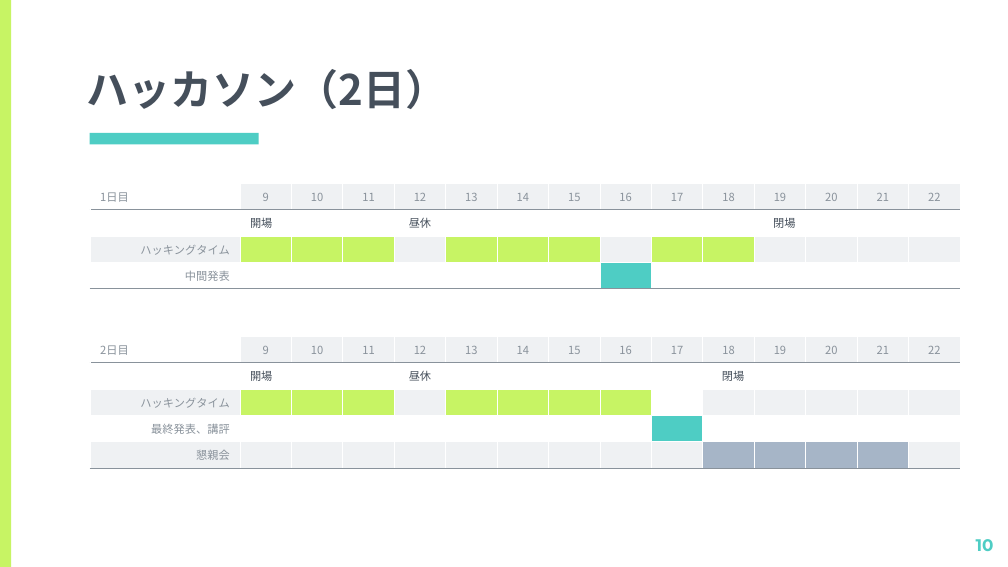
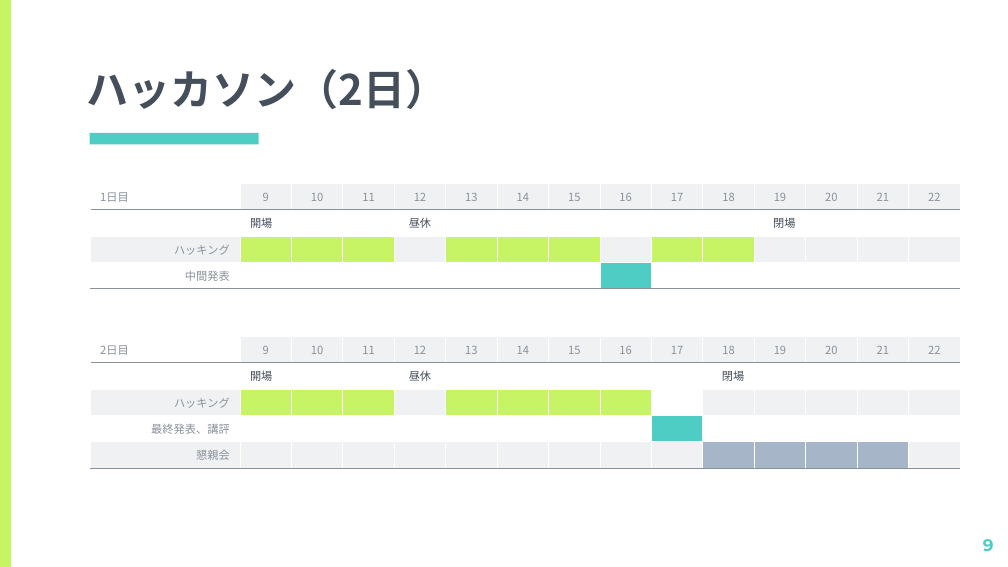
Before and after one commit to kiyohome/wacchi, a slide deck: slide 9 of 2021/ITで地域課題を解決しよう.pptx (slide 10 before the commit). Drawn at 1008x567 pixels with LibreOffice and Linux fonts; fonts in the diff are those of the drawing. Boxes give left, top, right and bottom in pixels: in the first picture for what was removed or moved away, otherwise in the second. Text is boxed around its words. In the diff, an @@ line names an element or a change of style, - is before the commit and + after.

```diff
--- a/2021/ITで地域課題を解決しよう.pptx
+++ b/2021/ITで地域課題を解決しよう.pptx
@@ table at [90,183,960,285] @@
-row 3, column 1: ハッキングタイム
+row 3, column 1: ハッキング
@@ table at [90,337,960,464] @@
-row 3, column 1: ハッキングタイム
+row 3, column 1: ハッキング
@@ page number at [983,539,994,551]: text changed @@
-10
+9
```
Also in this commit, not shown: 9 other slides changed, 4 slides added, 5 slides removed, 1 other file.
